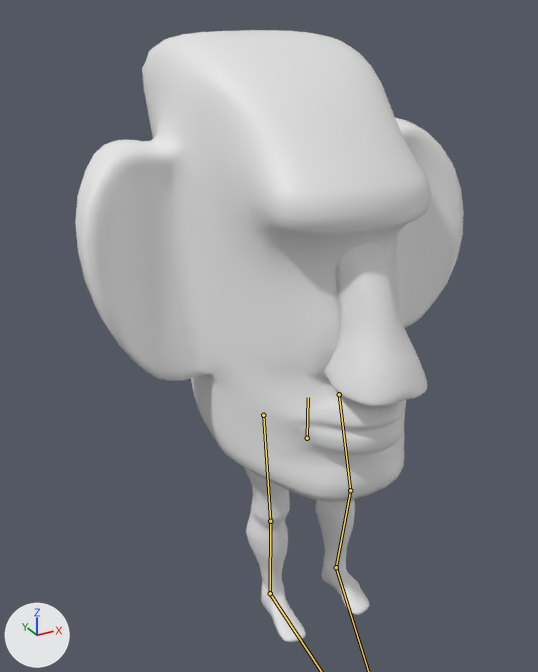
Two versions of the FBX model Assets/Game/FBX/Moai_Character_Model_rig.fbx, one commit apart.
Rendered twice from a 50 mm lens placed at (-7.46, -11.84, 12.84), pointed at (-0.42, 0.96, 6.44). The axes (+X, +Y, +Z) are drawn at lower left. The lights are the same throughout. The bones that change are drawn over the model as lines.

In view in the first picture: 'Head', 'LeftLeg', 'Nose', 'RightLeg'.
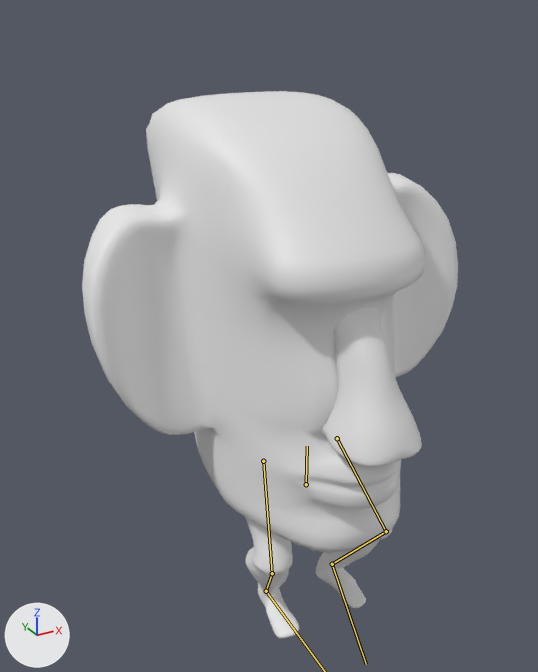
The newer file adds an action. The first version stands in its rest pose; the second is drawn at frame 3 of the action 'Maoi_Armature|Jump_Charge'.

Location of each change, [x1, y1, x2, y2] in pixels of the pictures (538 x 672 px):
'Head', posed
    before: [75, 30, 464, 502]
    after: [82, 91, 458, 553]
'Nose', posed
    before: [323, 242, 427, 406]
    after: [321, 307, 422, 467]
'RightLeg', posed
    before: [244, 467, 306, 642]
    after: [245, 517, 299, 638]
'LeftLeg', posed
    before: [315, 499, 370, 615]
    after: [316, 528, 393, 608]
bone 'Spine', root to tip
    before: (307, 438) to (308, 397)
    after: (306, 484) to (307, 446)
bone 'UpperLegLeft', root to tip
    before: (339, 394) to (350, 490)
    after: (337, 438) to (386, 531)
bone 'LowerLegLeft', root to tip
    before: (350, 490) to (336, 567)
    after: (386, 531) to (332, 564)
bone 'FootLeft', root to tip
    before: (336, 567) to (368, 671)
    after: (332, 564) to (366, 664)
bone 'UpperLegRight', root to tip
    before: (263, 415) to (270, 521)
    after: (263, 461) to (272, 573)
bone 'LowerLegRight', root to tip
    before: (270, 521) to (270, 593)
    after: (272, 573) to (266, 591)

The edits, one by one:
Bone 'Spine' (bone_spine) moves from (0.0, 0.0, 0.0) to (0.0, -1.21, 0.0).
Bone 'UpperLegLeft' (bone_upperlegleft) moves from (0.0, 0.0, 0.0) to (-0.27, 1.11, -0.02).
Bone 'UpperLegLeft' (bone_upperlegleft) turns from (0, 0, 0) to (8, 3, -27) degrees about its own x, y and z.
Bone 'LowerLegLeft' (bone_lowerlegleft) turns from (0, 0, 0) to (-13, 7, 58) degrees about its own x, y and z.
Bone 'FootLeft' (bone_footleft) turns from (0, 0, 0) to (-4, -1, -33) degrees about its own x, y and z.
Bone 'UpperLegRight' (bone_upperlegright) moves from (0.0, 0.0, 0.0) to (0.31, 1.09, -0.07).
Bone 'UpperLegRight' (bone_upperlegright) turns from (0, 0, 0) to (11, -3, 26) degrees about its own x, y and z.
Bone 'LowerLegRight' (bone_lowerlegright) turns from (0, 0, 0) to (-20, -11, -52) degrees about its own x, y and z.
Bone 'FootRight' (bone_footright) turns from (0, 0, 0) to (-1, 0, 33) degrees about its own x, y and z.
